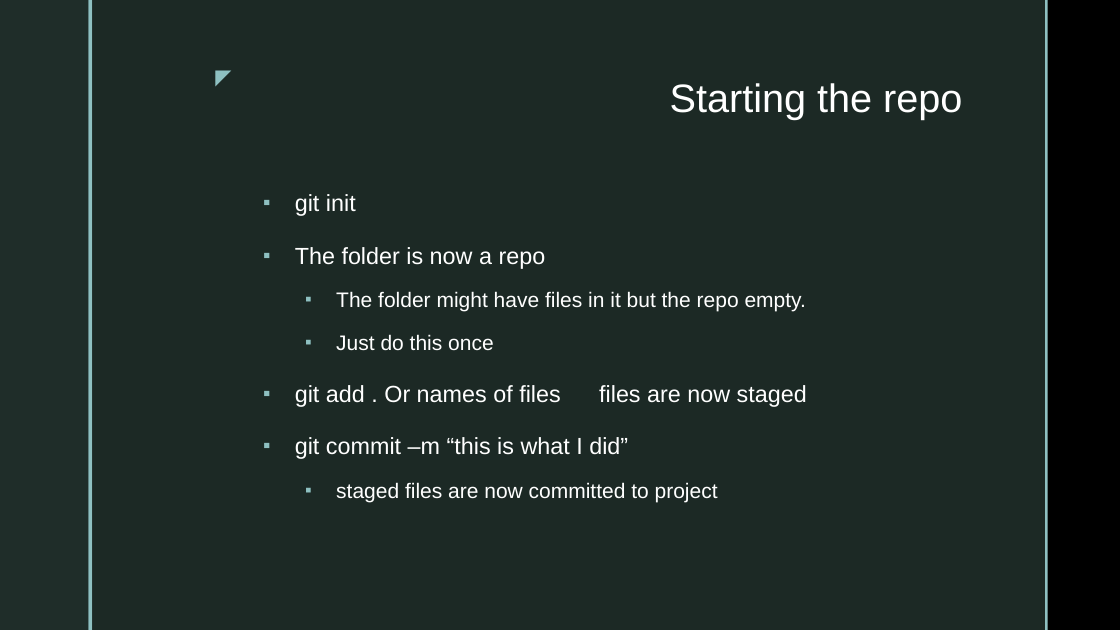
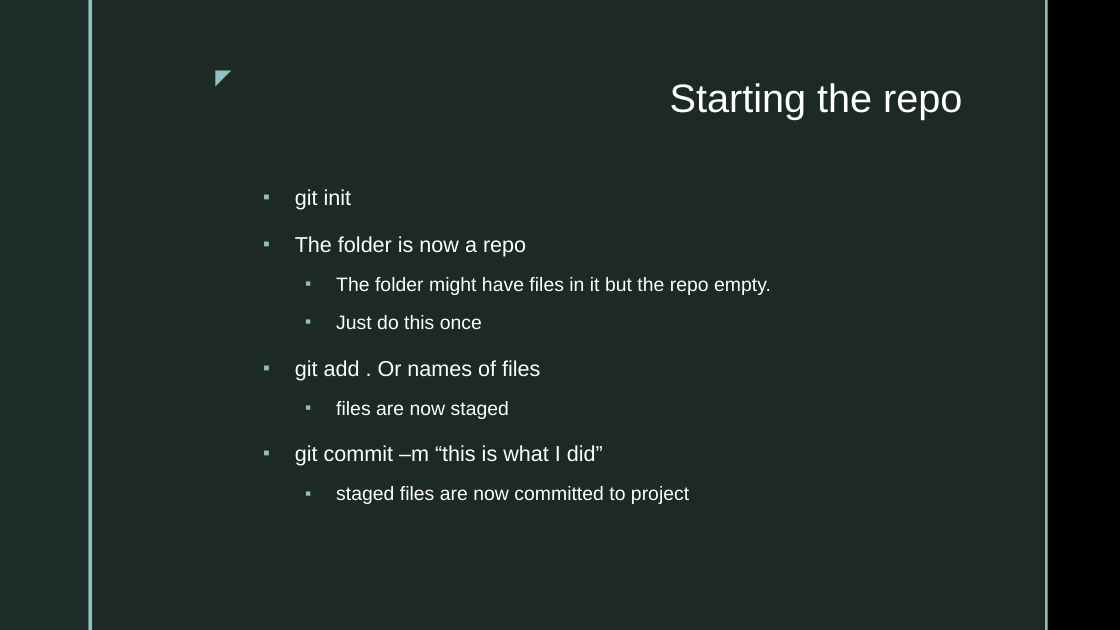
Before and after one commit to gtjames/3420-Presentations, a slide deck: slide 19 of Week 02 - git.pptx (slide 18 before the commit). Drawn at 1120x630 pixels with LibreOffice and Linux fonts; fonts in the diff are those of the drawing; background and template pictures are left out. Boxes give left, top, right and bottom in pixels: in the first picture for what was removed or moved away, otherwise in the second. Text is boxed around its words. In the diff, an @@ line names an element or a change of style, - is before the commit and + after.

```diff
--- a/Week 02 - git.pptx
+++ b/Week 02 - git.pptx
@@ text at (295, 189, 771, 504): size 20 to 18.5 pt in "git init", "The folder is now a repo", "git commit –m “this is what I ..."; size 18 to 16.6 pt in "The folder might have files in it ...", "Just do this once", "staged files are now committed to project"; line spacing 1.2 to 1.1 @@
@@ text at (295, 360, 540, 419): text changed; size 20 to 18.5 pt @@
-▪ git add . Or names of files files are now staged
+▪ git add . Or names of files
+  ▪ files are now staged
```
Also in this commit, not shown: 9 other slides changed, 1 slide added, 11 other files.
